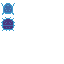
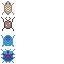
Layers edited between the first and the second w=64, h=64 image:
added group "Row1" (1st of 2) with 1 layers above "Row2" over [2, 1, 14, 15]
moved "1" (1st of 4, in "Row1") into group "Row1", painted on it over [1, 1, 15, 31]
added group "Row2" with 1 layers above "Row1" over [1, 17, 15, 31]
added layer "1" (2nd of 4, in "Row2") in group "Row2" over [1, 17, 15, 31]
painted on "1" (3rd of 4, in "Row1") over [1, 3, 15, 47]
removed group "Row1 copy" (1 layers) over [1, 17, 15, 31]
added group "Row1 copy 2" with 1 layers above "Layer 2" over [1, 49, 15, 63]
added layer "1" (4th of 4, in "Row1 copy 2") in group "Row1 copy 2" over [1, 49, 15, 63]
